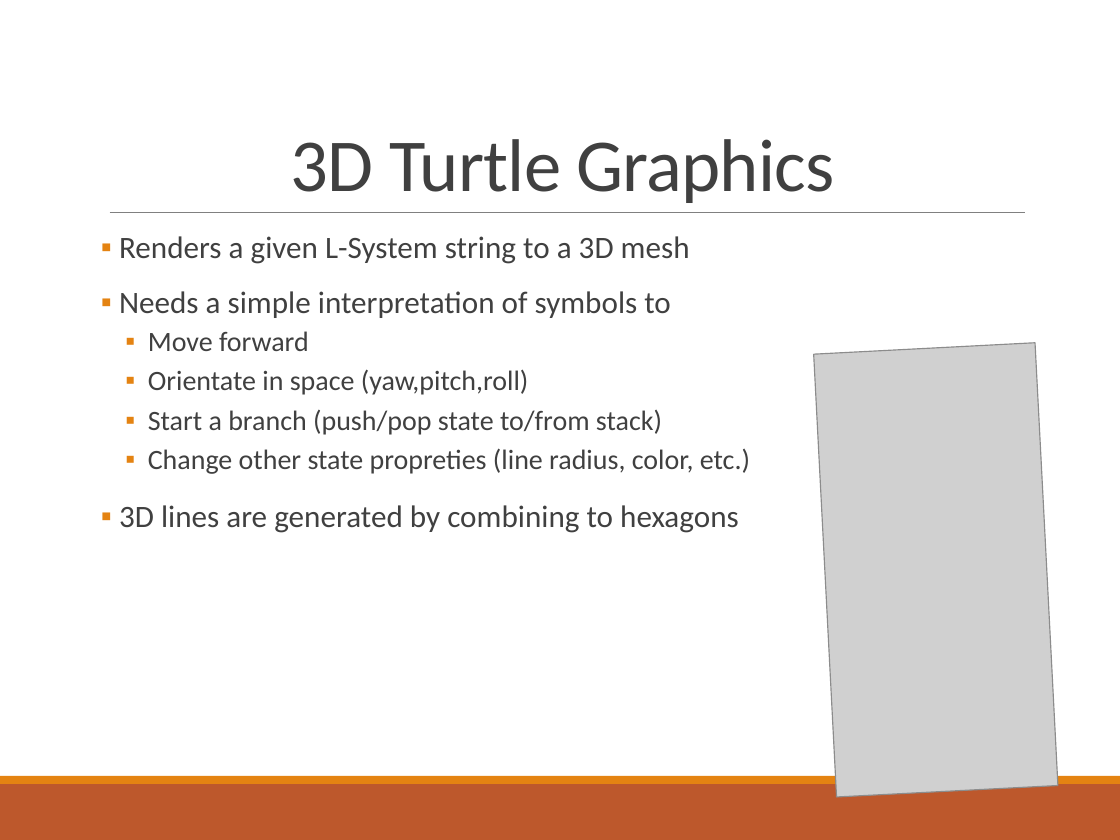
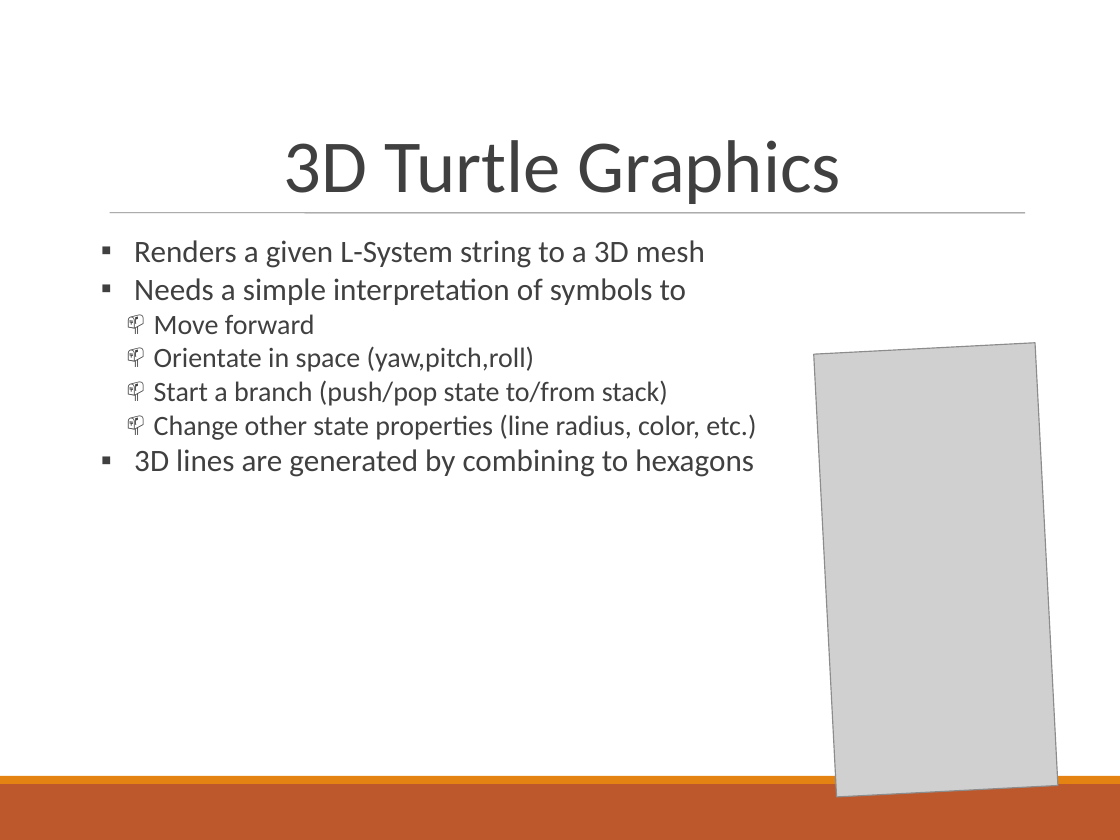
Before and after one commit to Philipp-M/ACG, a slide deck: slide 4 of proceduralTerrainAndTrees_project2/presentation/Advanced Computer Graphics.pptx. Drawn at 1120x840 pixels with LibreOffice and Linux fonts; fonts in the diff are those of the drawing; grey boxes stand for pictures. Boxes give left, top, right and bottom in pixels: in the first picture for what was removed or moved away, otherwise in the second. Text is boxed around its words. In the diff, an @@ line names an element or a change of style, - is before the commit and + after.

Commit message:
completed the presentation slides

```diff
--- a/proceduralTerrainAndTrees_project2/presentation/Advanced Computer Graphics.pptx
+++ b/proceduralTerrainAndTrees_project2/presentation/Advanced Computer Graphics.pptx
@@ text "3D Turtle Graphics" at (x1=284, y1=140, x2=841, y2=204): letter spacing -0.5 to 0 pt; line spacing 0.85 to 1 @@
@@ line (110, 213) - (1025, 213): stroke #808080 0.5 pt to #808080 0.51 pt @@
@@ text at (x1=134, y1=240, x2=754, y2=477): indent changed; line spacing 0.9 to 1; less space between paragraphs; bullet ▪ to 📫 @@
@@ text at (x1=154, y1=414, x2=756, y2=440): text changed @@
-  ▪ Change other state propreties (line radius, color, etc.)
+  📫 Change other state properties (line radius, color, etc.)
```
Also in this commit, not shown: 5 other slides changed, 12 slides added, 1 slide removed, 2 other files.
